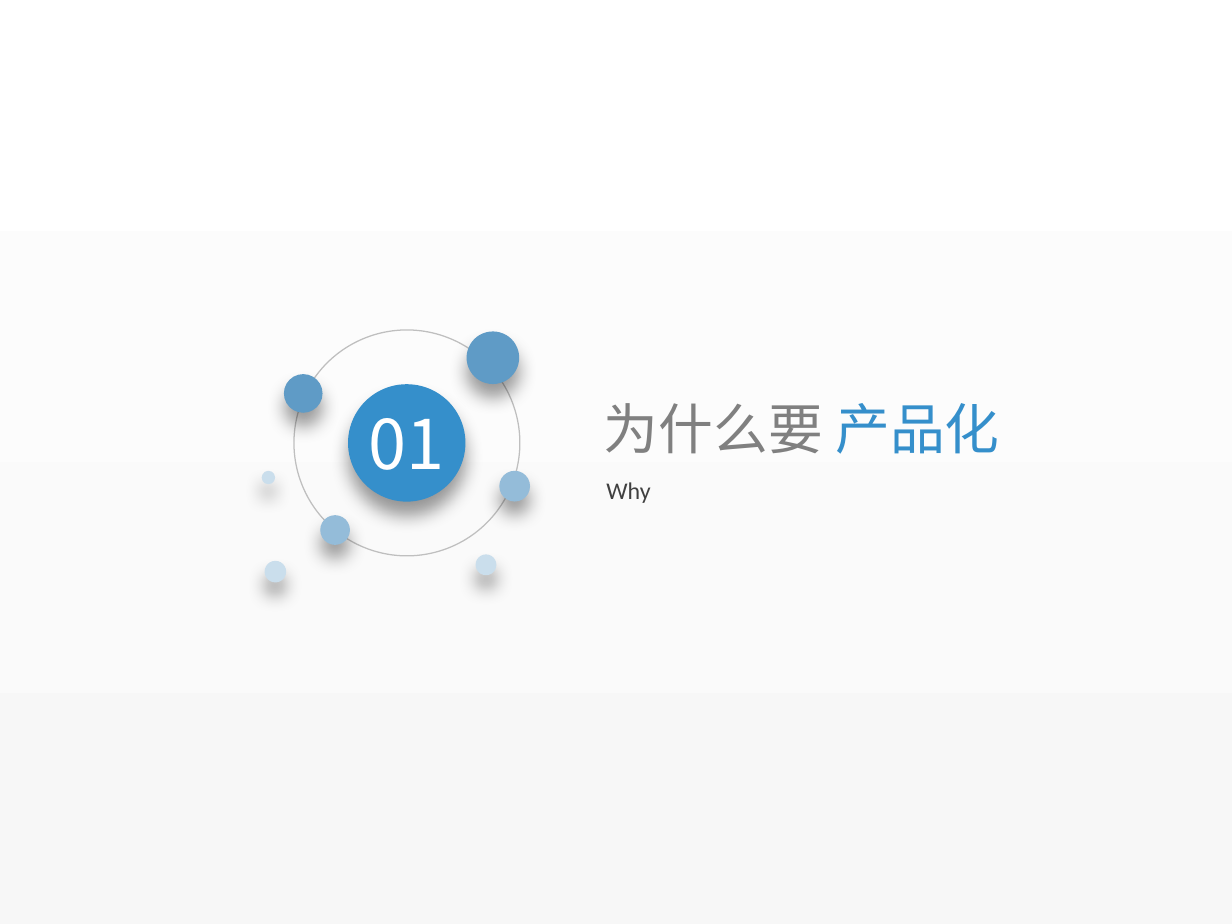
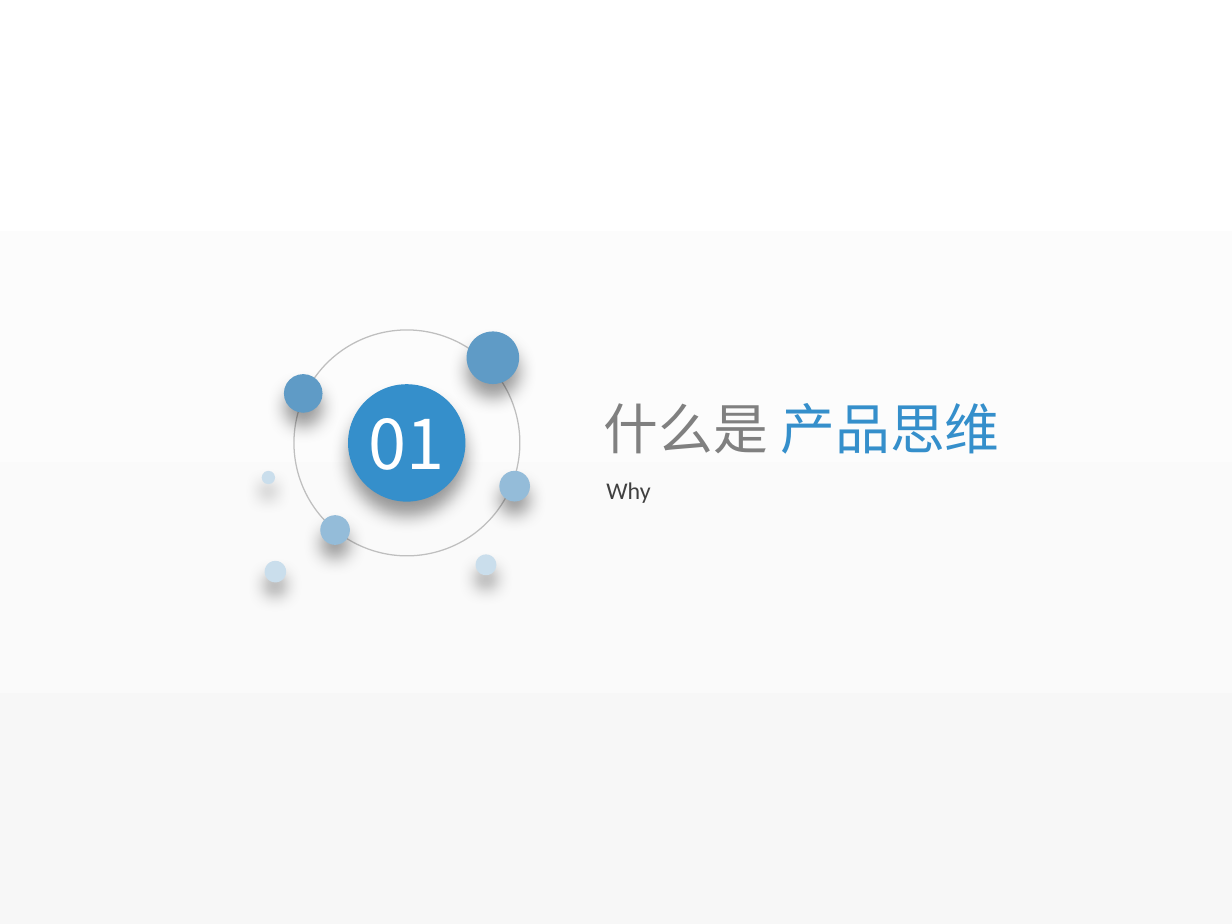
Before and after one commit to watermoonlx/presentation, a slide deck: slide 3 of 20190508-产品化/产品化.pptx. Drawn at 1232x924 pixels with LibreOffice and Linux fonts; fonts in the diff are those of the drawing. Boxes give left, top, right and bottom in pixels: in the first picture for what was removed or moved away, otherwise in the second. Text is boxed around its words. In the diff, an @@ line names an element or a change of style, - is before the commit and + after.

```diff
--- a/20190508-产品化/产品化.pptx
+++ b/20190508-产品化/产品化.pptx
@@ text at <box>604,403,1000,454</box>: text changed; font Manrope to Noto Sans CJK SC; text colour #808080 to #358FCB @@
-为什么要 产品化
+什么是 产品思维
```
Also in this commit, not shown: 6 other slides changed, 10 slides added, 8 slides removed, 2 other files.
